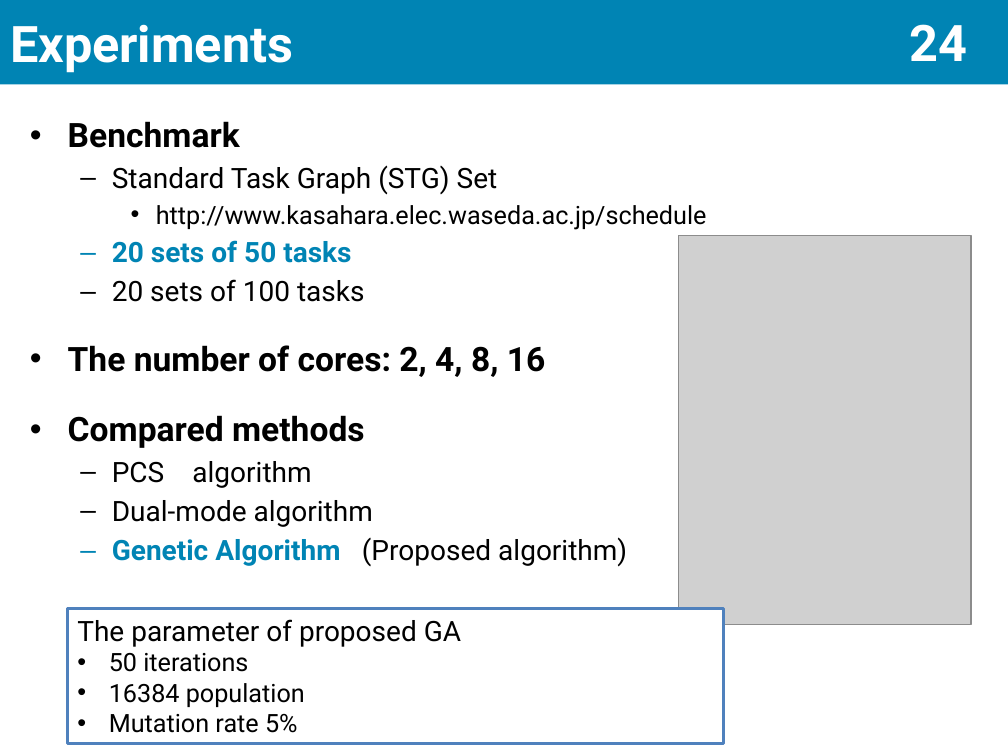
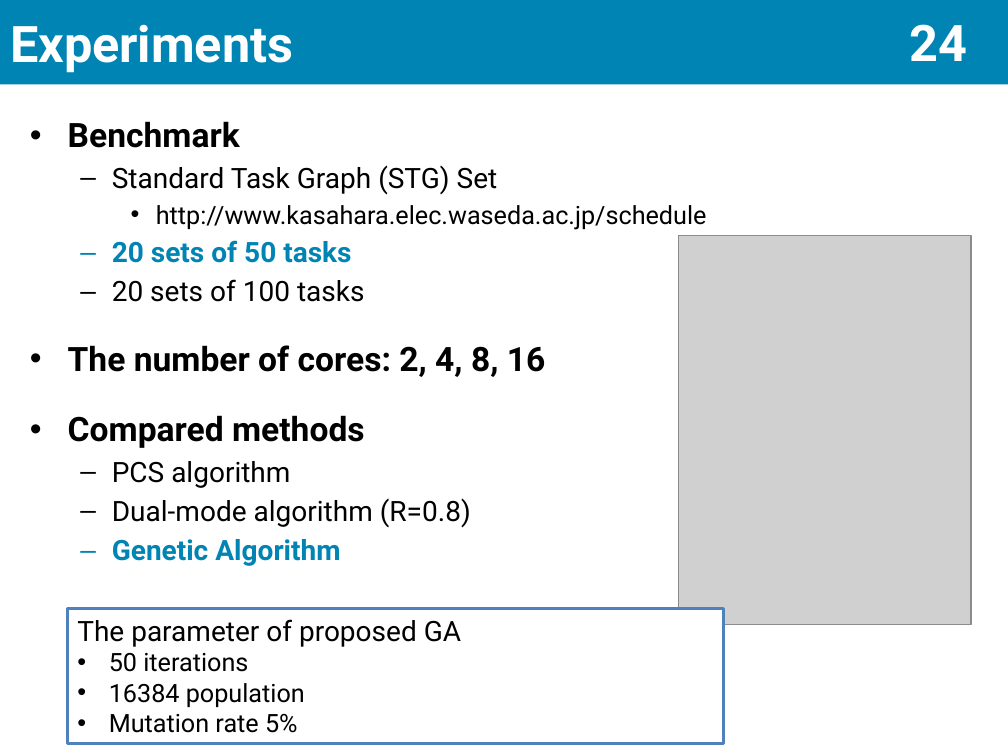
Before and after one commit to scomup/Genetic_Scheduler, a slide deck: slide 25 of PPT.pptx. Drawn at 1008x756 pixels with LibreOffice and Linux fonts; fonts in the diff are those of the drawing; grey boxes stand for pictures. Boxes give left, top, right and bottom in pixels: in the first picture for what was removed or moved away, otherwise in the second. Text is boxed around its words. In the diff, an @@ line names an element or a change of style, - is before the commit and + after.

```diff
--- a/PPT.pptx
+++ b/PPT.pptx
@@ text at [112,498,471,566]: text changed @@
-  – Dual-mode algorithm
-  – Genetic Algorithm (Proposed algorithm)
+  – Dual-mode algorithm (R=0.8)
+  – Genetic Algorithm
```
Also in this commit, not shown: 7 other slides changed.
